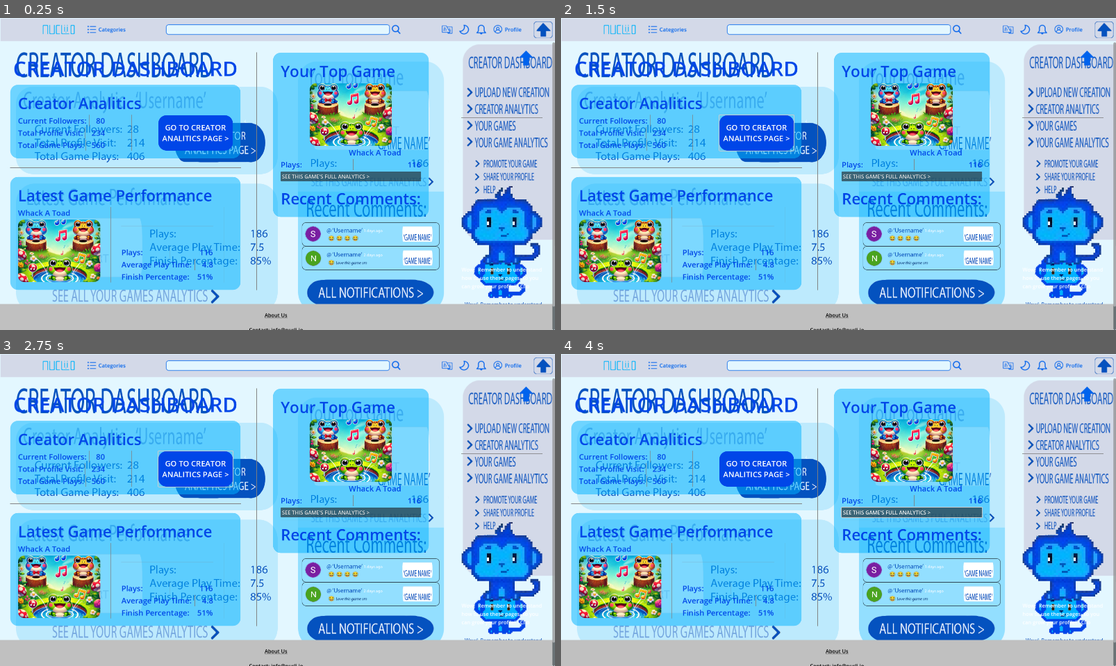
Above: before the commit, frames 1-4 (two rows, left to right).
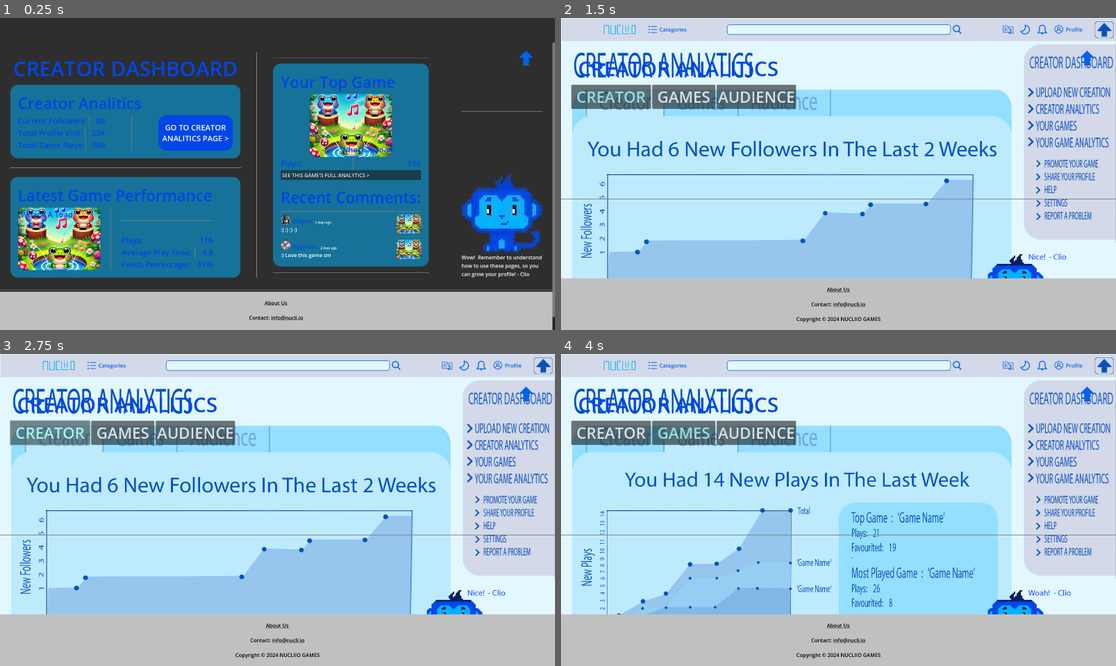
Above: after the commit, the same moments.

Repository: MichaelDawe/nucli.io
Game: Godot game, scene res://creator_dashboard_upload.tscn
Two runs of this game, one before a commit and one after it. Both use one fixed random seed, a clock stepped at 60 frames per second and the inputs below. This scene is started directly instead of the project's main scene.
Inputs (mouse positions are in pixels of both pictures, inside the frame that each line leads up to):
- Up to frame 1 (0.25 s): no input
- Up to frame 2 (1.5 s): click "GO TO CREATOR ANALITICS PAGE >" at 0.5 s; click (755, 133) at 1.25 s, where only the run before the commit has a clickable "GO TO CREATOR ANALITICS PAGE >"
- Up to frame 3 (2.75 s): click (49, 432) at 2 s, where only the run after the commit has a clickable "CREATOR"
- Up to frame 4 (4 s): click (910, 513) at 2.75 s, where only the run before the commit has a clickable "SEE THIS GAME'S FULL ANALYTIC…"; click (683, 432) at 3.5 s, where only the run after the commit has a clickable "GAMES"

The runs differ from the first frame. In frame 1, 88% of the frame differs, in the area x 0-100%, y 0-100%; in frame 2, 62%; in frame 3, 62%; in frame 4, 57%.

Commit message:
creator dashboard home finished

Diff:
--- a/creator_dashboard_upload.gd
+++ b/creator_dashboard_upload.gd
@@ -147,3 +147,7 @@
 
 func _on_report_problem_pressed() -> void:
 	get_parent().spawn_404()
+
+
+func _on_button_pressed() -> void:
+	_on_creator_analitics_pressed()
--- a/creator_dashboard_upload.tscn
+++ b/creator_dashboard_upload.tscn
@@ -12,6 +12,8 @@
 [ext_resource type="Texture2D" uid="uid://csv2b2w80yag" path="res://temp/Creator_Analytics_Page_DONE_Games.png" id="7_1ninu"]
 [ext_resource type="Texture2D" uid="uid://dqqf0xyf02qj5" path="res://temp/Creator_Analytics_Page_DONE_Audience.png" id="8_2brih"]
 [ext_resource type="Texture2D" uid="uid://bamogbybp1fcd" path="res://game_images/wat.png" id="9_71st0"]
+[ext_resource type="Texture2D" uid="uid://cb6r71gyjkpxn" path="res://game_images/alpha.png" id="10_er5vn"]
+[ext_resource type="Texture2D" uid="uid://b2ociebku3ysv" path="res://game_images/gypsum.png" id="11_x8qug"]
 
 [sub_resource type="StyleBoxFlat" id="StyleBoxFlat_ap55v"]
 bg_color = Color(0, 0.698039, 1, 0.513726)
@@ -107,6 +109,7 @@
 expand_mode = 1
 
 [node name="_CreatorDashboardHome" type="TextureRect" parent="."]
+visible = false
 layout_mode = 1
 anchors_preset = 15
 anchor_right = 1.0
@@ -345,16 +348,20 @@
 [node name="VBoxContainer" type="VBoxContainer" parent="ScrollContainer/VBoxContainer/CreatorDashboardHome/HBoxContainer/Left/MarginContainer2/MarginContainer/VBoxContainer/HBoxContainer"]
 layout_mode = 2
 
-[node name="Label" type="Label" parent="ScrollContainer/VBoxContainer/CreatorDashboardHome/HBoxContainer/Left/MarginContainer2/MarginContainer/VBoxContainer/HBoxContainer/VBoxContainer"]
-layout_mode = 2
+[node name="TextureRect" type="TextureRect" parent="ScrollContainer/VBoxContainer/CreatorDashboardHome/HBoxContainer/Left/MarginContainer2/MarginContainer/VBoxContainer/HBoxContainer/VBoxContainer"]
+layout_mode = 2
+texture = ExtResource("9_71st0")
+
+[node name="Label" type="Label" parent="ScrollContainer/VBoxContainer/CreatorDashboardHome/HBoxContainer/Left/MarginContainer2/MarginContainer/VBoxContainer/HBoxContainer/VBoxContainer/TextureRect"]
+layout_mode = 2
+offset_left = 8.0
+offset_top = 5.0
+offset_right = 264.0
+offset_bottom = 39.0
 theme_override_colors/font_color = Color(0, 0.27451, 0.909804, 1)
 theme_override_font_sizes/font_size = 24
 text = "Whack A Toad"
 
-[node name="TextureRect" type="TextureRect" parent="ScrollContainer/VBoxContainer/CreatorDashboardHome/HBoxContainer/Left/MarginContainer2/MarginContainer/VBoxContainer/HBoxContainer/VBoxContainer"]
-layout_mode = 2
-texture = ExtResource("9_71st0")
-
 [node name="VSeparator" type="VSeparator" parent="ScrollContainer/VBoxContainer/CreatorDashboardHome/HBoxContainer/Left/MarginContainer2/MarginContainer/VBoxContainer/HBoxContainer"]
 layout_mode = 2
 size_flags_horizontal = 3
@@ -436,6 +443,11 @@
 layout_mode = 2
 size_flags_horizontal = 3
 size_flags_stretch_ratio = 0.5
+
+[node name="HSeparator3" type="HSeparator" parent="ScrollContainer/VBoxContainer/CreatorDashboardHome/HBoxContainer/Right"]
+layout_mode = 2
+size_flags_vertical = 3
+theme_override_constants/separation = 12
 
 [node name="MarginContainer" type="MarginContainer" parent="ScrollContainer/VBoxContainer/CreatorDashboardHome/HBoxContainer/Right"]
 layout_mode = 2
@@ -465,8 +477,12 @@
 texture = ExtResource("9_71st0")
 stretch_mode = 3
 
-[node name="Label2" type="Label" parent="ScrollContainer/VBoxContainer/CreatorDashboardHome/HBoxContainer/Right/MarginContainer/MarginContainer/VBoxContainer"]
-layout_mode = 2
+[node name="Label2" type="Label" parent="ScrollContainer/VBoxContainer/CreatorDashboardHome/HBoxContainer/Right/MarginContainer/MarginContainer/VBoxContainer/TextureRect"]
+layout_mode = 2
+offset_left = -63.0
+offset_top = 156.0
+offset_right = 412.0
+offset_bottom = 190.0
 theme_override_colors/font_color = Color(0, 0.27451, 0.909804, 1)
 theme_override_font_sizes/font_size = 24
 text = "Whack A Toad          "
@@ -505,6 +521,140 @@
 theme_override_colors/font_color = Color(0, 0.27451, 0.909804, 1)
 theme_override_font_sizes/font_size = 48
 text = "RECENT_COMMENTS"
+
+[node name="HSeparator2" type="HSeparator" parent="ScrollContainer/VBoxContainer/CreatorDashboardHome/HBoxContainer/Right/MarginContainer/MarginContainer/VBoxContainer"]
+layout_mode = 2
+theme_override_constants/separation = 12
+
+[node name="Comment" type="MarginContainer" parent="ScrollContainer/VBoxContainer/CreatorDashboardHome/HBoxContainer/Right/MarginContainer/MarginContainer/VBoxContainer"]
+layout_mode = 2
+
+[node name="HBoxContainer" type="HBoxContainer" parent="ScrollContainer/VBoxContainer/CreatorDashboardHome/HBoxContainer/Right/MarginContainer/MarginContainer/VBoxContainer/Comment"]
+layout_mode = 2
+
+[node name="VBoxContainer" type="VBoxContainer" parent="ScrollContainer/VBoxContainer/CreatorDashboardHome/HBoxContainer/Right/MarginContainer/MarginContainer/VBoxContainer/Comment/HBoxContainer"]
+layout_mode = 2
+
+[node name="HBoxContainer2" type="HBoxContainer" parent="ScrollContainer/VBoxContainer/CreatorDashboardHome/HBoxContainer/Right/MarginContainer/MarginContainer/VBoxContainer/Comment/HBoxContainer/VBoxContainer"]
+layout_mode = 2
+
+[node name="TextureRect" type="TextureRect" parent="ScrollContainer/VBoxContainer/CreatorDashboardHome/HBoxContainer/Right/MarginContainer/MarginContainer/VBoxContainer/Comment/HBoxContainer/VBoxContainer/HBoxContainer2"]
+layout_mode = 2
+texture = ExtResource("10_er5vn")
+
+[node name="Label" type="Label" parent="ScrollContainer/VBoxContainer/CreatorDashboardHome/HBoxContainer/Right/MarginContainer/MarginContainer/VBoxContainer/Comment/HBoxContainer/VBoxContainer/HBoxContainer2"]
+layout_mode = 2
+size_flags_vertical = 8
+theme_override_colors/font_color = Color(0, 0.27451, 0.909804, 1)
+text = "@Alpha"
+
+[node name="Label2" type="Label" parent="ScrollContainer/VBoxContainer/CreatorDashboardHome/HBoxContainer/Right/MarginContainer/MarginContainer/VBoxContainer/Comment/HBoxContainer/VBoxContainer/HBoxContainer2"]
+layout_mode = 2
+size_flags_vertical = 8
+theme_override_font_sizes/font_size = 10
+text = "   2 days ago"
+vertical_alignment = 2
+
+[node name="Label" type="Label" parent="ScrollContainer/VBoxContainer/CreatorDashboardHome/HBoxContainer/Right/MarginContainer/MarginContainer/VBoxContainer/Comment/HBoxContainer/VBoxContainer"]
+layout_mode = 2
+text = ":) :) :) :)"
+
+[node name="VSeparator" type="VSeparator" parent="ScrollContainer/VBoxContainer/CreatorDashboardHome/HBoxContainer/Right/MarginContainer/MarginContainer/VBoxContainer/Comment/HBoxContainer"]
+layout_mode = 2
+size_flags_horizontal = 3
+
+[node name="TextureRect" type="TextureRect" parent="ScrollContainer/VBoxContainer/CreatorDashboardHome/HBoxContainer/Right/MarginContainer/MarginContainer/VBoxContainer/Comment/HBoxContainer"]
+layout_mode = 2
+size_flags_horizontal = 8
+texture = ExtResource("9_71st0")
+expand_mode = 3
+
+[node name="Label" type="Label" parent="ScrollContainer/VBoxContainer/CreatorDashboardHome/HBoxContainer/Right/MarginContainer/MarginContainer/VBoxContainer/Comment/HBoxContainer/TextureRect"]
+layout_mode = 1
+anchors_preset = 3
+anchor_left = 1.0
+anchor_top = 1.0
+anchor_right = 1.0
+anchor_bottom = 1.0
+offset_left = -109.0
+offset_top = -23.0
+grow_horizontal = 0
+grow_vertical = 0
+theme_override_colors/font_color = Color(0, 0.27451, 0.909804, 1)
+theme_override_font_sizes/font_size = 10
+text = "Whack A Toad"
+horizontal_alignment = 2
+vertical_alignment = 2
+
+[node name="HSeparator5" type="HSeparator" parent="ScrollContainer/VBoxContainer/CreatorDashboardHome/HBoxContainer/Right/MarginContainer/MarginContainer/VBoxContainer"]
+layout_mode = 2
+size_flags_vertical = 3
+theme_override_constants/separation = 12
+
+[node name="Comment2" type="MarginContainer" parent="ScrollContainer/VBoxContainer/CreatorDashboardHome/HBoxContainer/Right/MarginContainer/MarginContainer/VBoxContainer"]
+layout_mode = 2
+
+[node name="HBoxContainer" type="HBoxContainer" parent="ScrollContainer/VBoxContainer/CreatorDashboardHome/HBoxContainer/Right/MarginContainer/MarginContainer/VBoxContainer/Comment2"]
+layout_mode = 2
+
+[node name="VBoxContainer" type="VBoxContainer" parent="ScrollContainer/VBoxContainer/CreatorDashboardHome/HBoxContainer/Right/MarginContainer/MarginContainer/VBoxContainer/Comment2/HBoxContainer"]
+layout_mode = 2
+
+[node name="HBoxContainer2" type="HBoxContainer" parent="ScrollContainer/VBoxContainer/CreatorDashboardHome/HBoxContainer/Right/MarginContainer/MarginContainer/VBoxContainer/Comment2/HBoxContainer/VBoxContainer"]
+layout_mode = 2
+
+[node name="TextureRect" type="TextureRect" parent="ScrollContainer/VBoxContainer/CreatorDashboardHome/HBoxContainer/Right/MarginContainer/MarginContainer/VBoxContainer/Comment2/HBoxContainer/VBoxContainer/HBoxContainer2"]
+layout_mode = 2
+texture = ExtResource("11_x8qug")
+
+[node name="Label" type="Label" parent="ScrollContainer/VBoxContainer/CreatorDashboardHome/HBoxContainer/Right/MarginContainer/MarginContainer/VBoxContainer/Comment2/HBoxContainer/VBoxContainer/HBoxContainer2"]
+layout_mode = 2
+size_flags_vertical = 8
+theme_override_colors/font_color = Color(0, 0.27451, 0.909804, 1)
+text = "@gypsum"
+
+[node name="Label2" type="Label" parent="ScrollContainer/VBoxContainer/CreatorDashboardHome/HBoxContainer/Right/MarginContainer/MarginContainer/VBoxContainer/Comment2/HBoxContainer/VBoxContainer/HBoxContainer2"]
+layout_mode = 2
+size_flags_vertical = 8
+theme_override_font_sizes/font_size = 10
+text = "   2 days ago"
+vertical_alignment = 2
+
+[node name="Label" type="Label" parent="ScrollContainer/VBoxContainer/CreatorDashboardHome/HBoxContainer/Right/MarginContainer/MarginContainer/VBoxContainer/Comment2/HBoxContainer/VBoxContainer"]
+layout_mode = 2
+text = ":) Love this game sm"
+
+[node name="VSeparator" type="VSeparator" parent="ScrollContainer/VBoxContainer/CreatorDashboardHome/HBoxContainer/Right/MarginContainer/MarginContainer/VBoxContainer/Comment2/HBoxContainer"]
+layout_mode = 2
+size_flags_horizontal = 3
+
+[node name="TextureRect" type="TextureRect" parent="ScrollContainer/VBoxContainer/CreatorDashboardHome/HBoxContainer/Right/MarginContainer/MarginContainer/VBoxContainer/Comment2/HBoxContainer"]
+layout_mode = 2
+size_flags_horizontal = 8
+texture = ExtResource("9_71st0")
+expand_mode = 3
+
+[node name="Label" type="Label" parent="ScrollContainer/VBoxContainer/CreatorDashboardHome/HBoxContainer/Right/MarginContainer/MarginContainer/VBoxContainer/Comment2/HBoxContainer/TextureRect"]
+layout_mode = 1
+anchors_preset = 3
+anchor_left = 1.0
+anchor_top = 1.0
+anchor_right = 1.0
+anchor_bottom = 1.0
+offset_left = -109.0
+offset_top = -23.0
+grow_horizontal = 0
+grow_vertical = 0
+theme_override_colors/font_color = Color(0, 0.27451, 0.909804, 1)
+theme_override_font_sizes/font_size = 10
+text = "Whack A Toad"
+horizontal_alignment = 2
+vertical_alignment = 2
+
+[node name="HSeparator4" type="HSeparator" parent="ScrollContainer/VBoxContainer/CreatorDashboardHome/HBoxContainer/Right"]
+layout_mode = 2
+size_flags_vertical = 3
+theme_override_constants/separation = 12
 
 [node name="VSeparator2" type="VSeparator" parent="ScrollContainer/VBoxContainer/CreatorDashboardHome/HBoxContainer"]
 layout_mode = 2
@@ -1063,6 +1213,7 @@
 size_flags_vertical = 3
 size_flags_stretch_ratio = 0.5
 
+[connection signal="pressed" from="ScrollContainer/VBoxContainer/CreatorDashboardHome/HBoxContainer/Left/MarginContainer/MarginContainer/VBoxContainer/HBoxContainer/Button" to="." method="_on_button_pressed"]
 [connection signal="pressed" from="ScrollContainer/VBoxContainer/CreatorAnalitics1/HBoxContainer/all/HBoxContainer/creatorCap" to="." method="_on_creator_cap_pressed"]
 [connection signal="pressed" from="ScrollContainer/VBoxContainer/CreatorAnalitics1/HBoxContainer/all/HBoxContainer/gamesCap" to="." method="_on_games_cap_pressed"]
 [connection signal="pressed" from="ScrollContainer/VBoxContainer/CreatorAnalitics1/HBoxContainer/all/HBoxContainer/audienceCap" to="." method="_on_audience_cap_pressed"]
Not shown: 1 places in creator_dashboard_upload.tscn that only renumber resources
